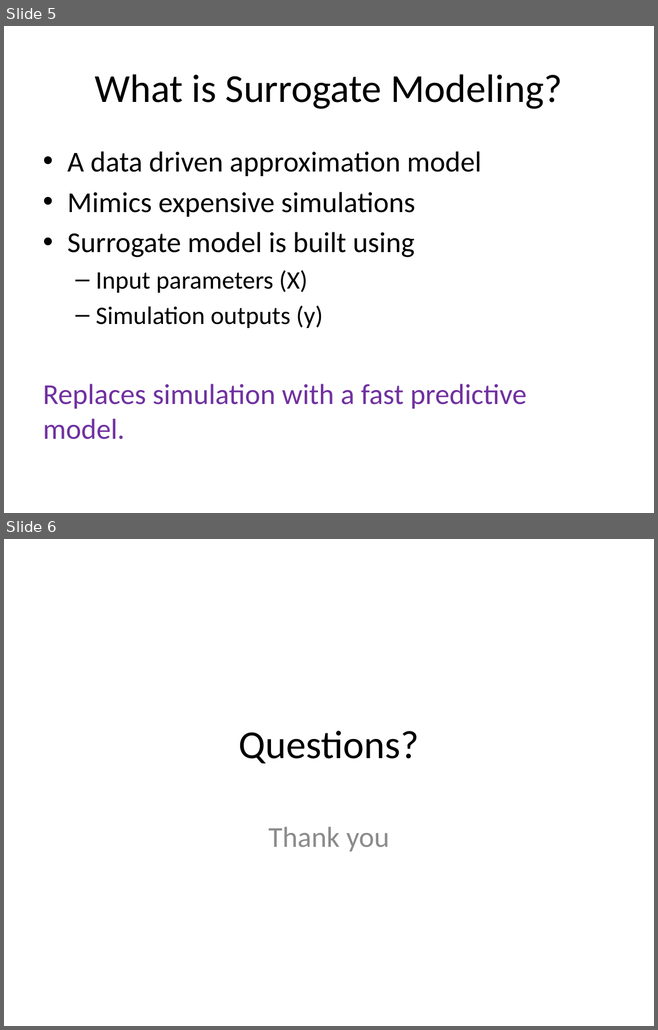
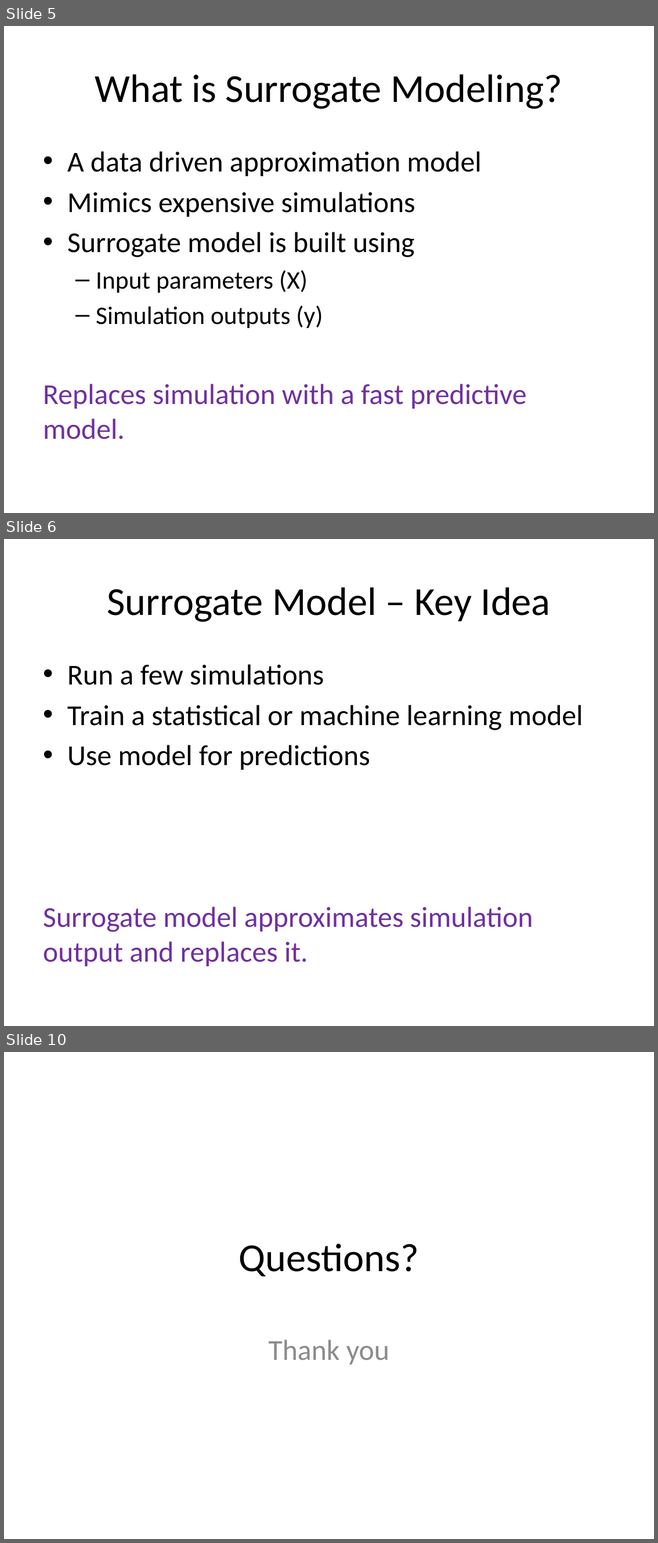
Before and after one commit to look4pritam/SurrogateModel, a slide deck: Presentations/SurrogateModel.pptx. Shown one above the other, each under a label of ours: slides 5 and 6 before the commit, slides 5, 6 and 10 after it; the slides between them are not shown. The pictures are 658x1030 and 658x1543 pixels, drawn with LibreOffice and Linux fonts; fonts in the diff are those of the drawing. Boxes give left, top, right and bottom in pixels: in the first picture for what was removed or moved away, otherwise in the second. Text is boxed around its words. In the diff, an @@ line names an element or a change of style, - is before the commit and + after.

```diff
--- a/Presentations/SurrogateModel.pptx
+++ b/Presentations/SurrogateModel.pptx
@@ slide 6 added at (4,539,654,1026), background #FFFFFF @@
@@ title added at (107,587,550,622), 44 pt, text #000000 @@
+Surrogate Model – Key Idea
@@ text added at (43,664,582,966), 32 pt, text #000000 @@
+• Run a few simulations
+• Train a statistical or machine learning model
+• Use model for predictions
+Surrogate model approximates simulation output and replaces it.
@@ what was slide 6 is now slide 10 @@
```
Also in this commit, not shown: 3 other slides added.
